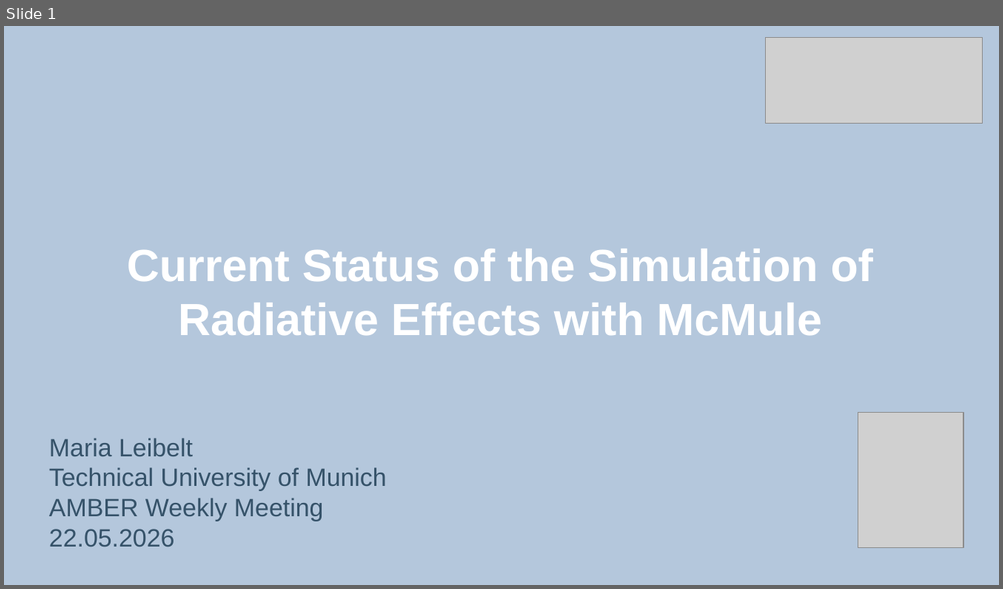
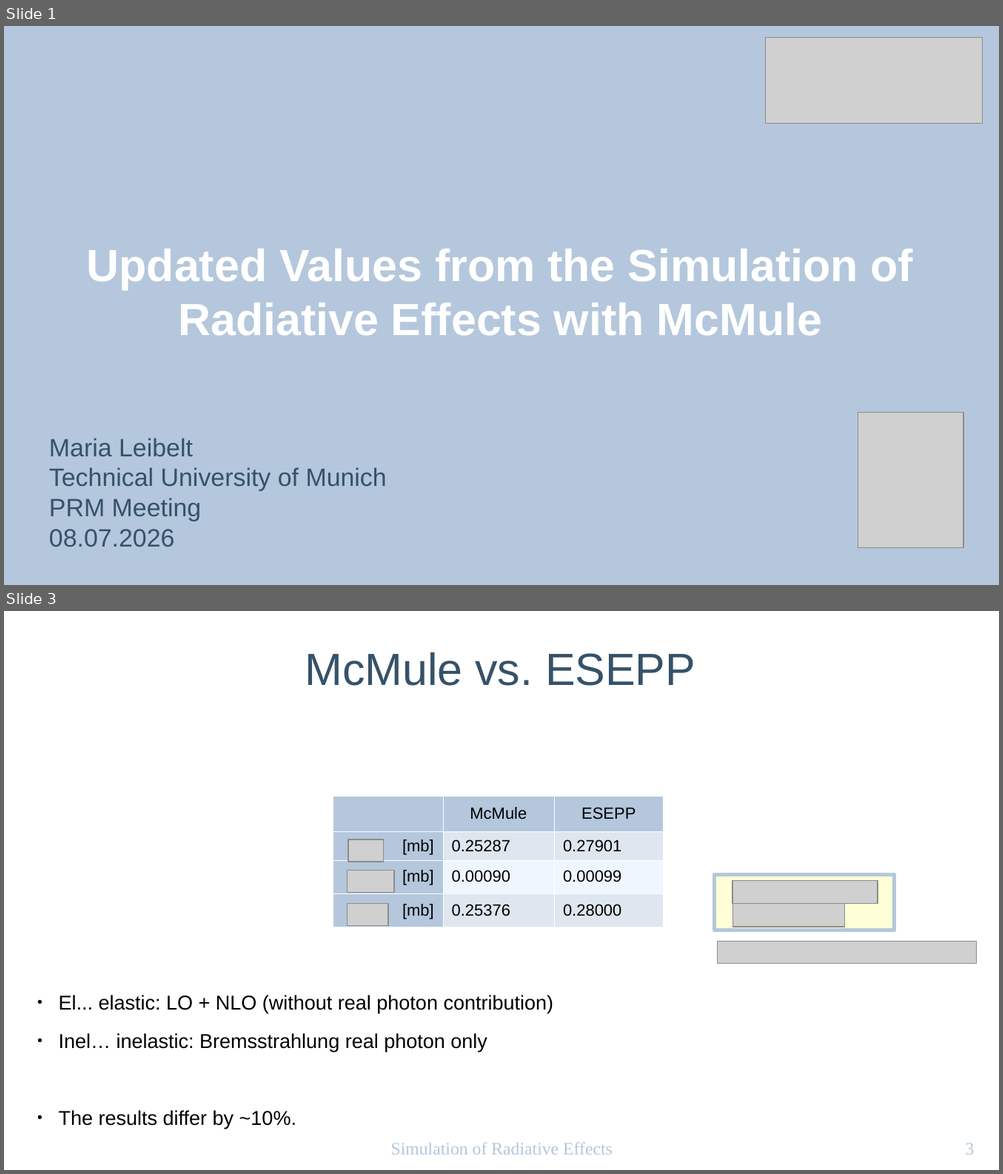
Before and after one commit to marialeibelt/RadCorAMBER, a slide deck: PRM_20_05.odp. Shown one above the other, each under a label of ours: slide 1 before the commit, slides 1 and 3 after it; the slides between them are not shown. The pictures are 1003x589 and 1003x1174 pixels, drawn with LibreOffice and Linux fonts; fonts in the diff are those of the drawing; grey boxes stand for pictures. Boxes give left, top, right and bottom in pixels: in the first picture for what was removed or moved away, otherwise in the second. Text is boxed around its words. In the diff, an @@ line names an element or a change of style, - is before the commit and + after.

```diff
--- a/PRM_20_05.odp
+++ b/PRM_20_05.odp
@@ slide 3 added at [4,611,999,1170], background #FFFFFF @@
@@ title added at [304,652,695,686], 36 pt, text #355269 @@
+McMule vs. ESEPP
@@ table added at [333,796,663,926], 4 rows, 3 columns @@
+ | McMule | ESEPP
+[mb] | 0.25287 | 0.27901
+[mb] | 0.00090 | 0.00099
+[mb] | 0.25376 | 0.28000
@@ picture added at [348,840,383,862] @@
@@ picture added at [347,871,394,894] @@
@@ rectangle added at [714,874,894,931], fill #FFFFD7, outline #B4C7DC 3 pt @@
@@ picture added at [732,881,878,904] @@
@@ picture added at [347,904,387,927] @@
@@ picture added at [732,904,844,928] @@
@@ picture added at [717,941,976,964] @@
@@ subtitle added at [59,995,554,1129], 16 pt, text #000000 @@
+● El... elastic: LO + NLO (without real photon contribution)
+● Inel… inelastic: Bremsstrahlung real photon only
+● The results differ by ~10%.
@@ text added at [391,1142,612,1155], 14 pt, text #B4C7DC @@
+Simulation of Radiative Effects
@@ page number added at [965,1143,974,1155], 14 pt, text #B4C7DC @@
+3
@@ slide 1 changed as well @@
@@ title at [87,249,913,336]: text changed @@
-Current Status of the Simulation of Radiative Effects with McMule
+Updated Values from the Simulation of Radiative Effects with McMule
@@ subtitle at [49,498,202,547]: text changed @@
-AMBER Weekly Meeting
-22.05.2026
+PRM Meeting
+08.07.2026
```
Also in this commit, not shown: 1 other slide changed, 8 slides removed, 43 other files.
